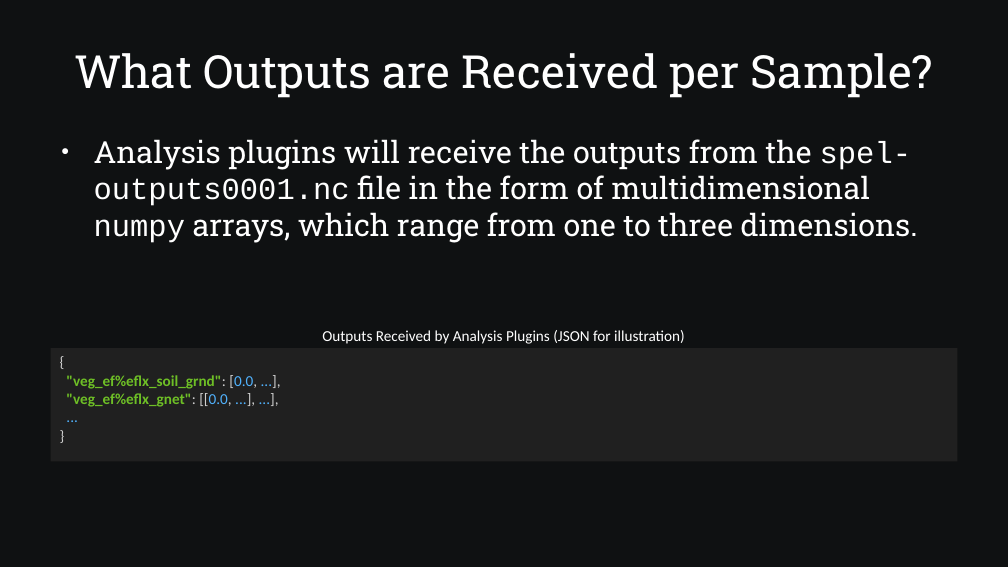
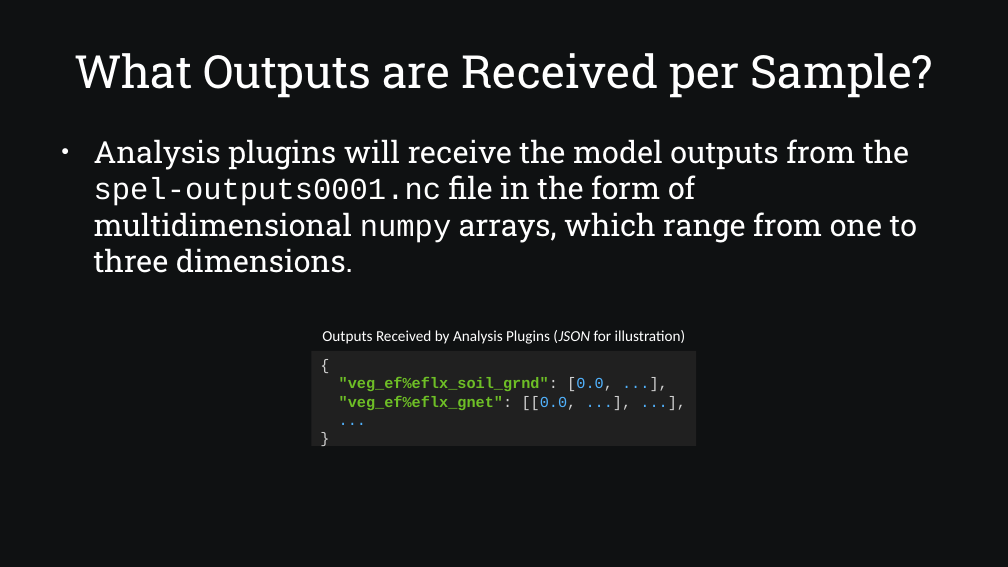
Before and after one commit to SamAllen06/lake_temp_work, a slide deck: slide 13 of documentation/for_collaborators/TestingSoftwareOverview.odp. Drawn at 1008x567 pixels with LibreOffice and Linux fonts; fonts in the diff are those of the drawing. Boxes give left, top, right and bottom in pixels: in the first picture for what was removed or moved away, otherwise in the second. Text is boxed around its words. In the diff, an @@ line names an element or a change of style, - is before the commit and + after.

```diff
--- a/documentation/for_collaborators/TestingSoftwareOverview.odp
+++ b/documentation/for_collaborators/TestingSoftwareOverview.odp
@@ text at [94,139,917,273]: text changed @@
-● Analysis plugins will receive the outputs from the spel-outputs0001.nc file in the form of multidimensional numpy arrays, which range from one to three dimensions.
+● Analysis plugins will receive the model outputs from the spel-outputs0001.nc file in the form of multidimensional numpy arrays, which range from one to three dimensions.
@@ text "Outputs Received by Analysis Plugins ..." at [322,330,686,344]: italic on in "(JSON" @@
@@ rectangle "{": place and size @@
-rectangle "{" at [50,349,958,462]
+rectangle "{" at [312,351,697,446]
@@ rectangle "{" at [312,351,697,446]: font Calibri to Courier New @@
```
Also in this commit, not shown: 15 other slides changed, 3 slides added, 1 slide removed, 3 other files.
